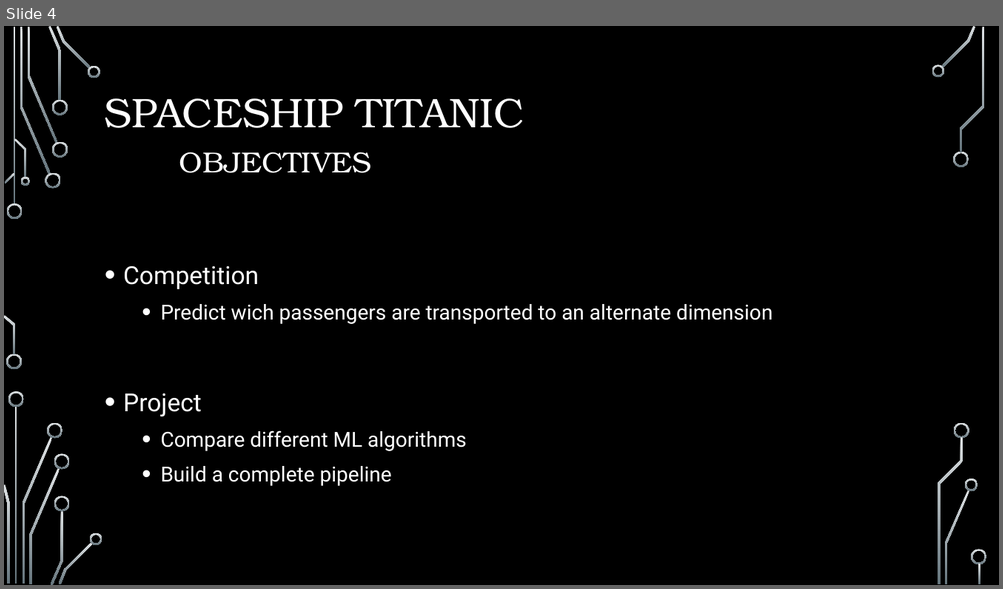
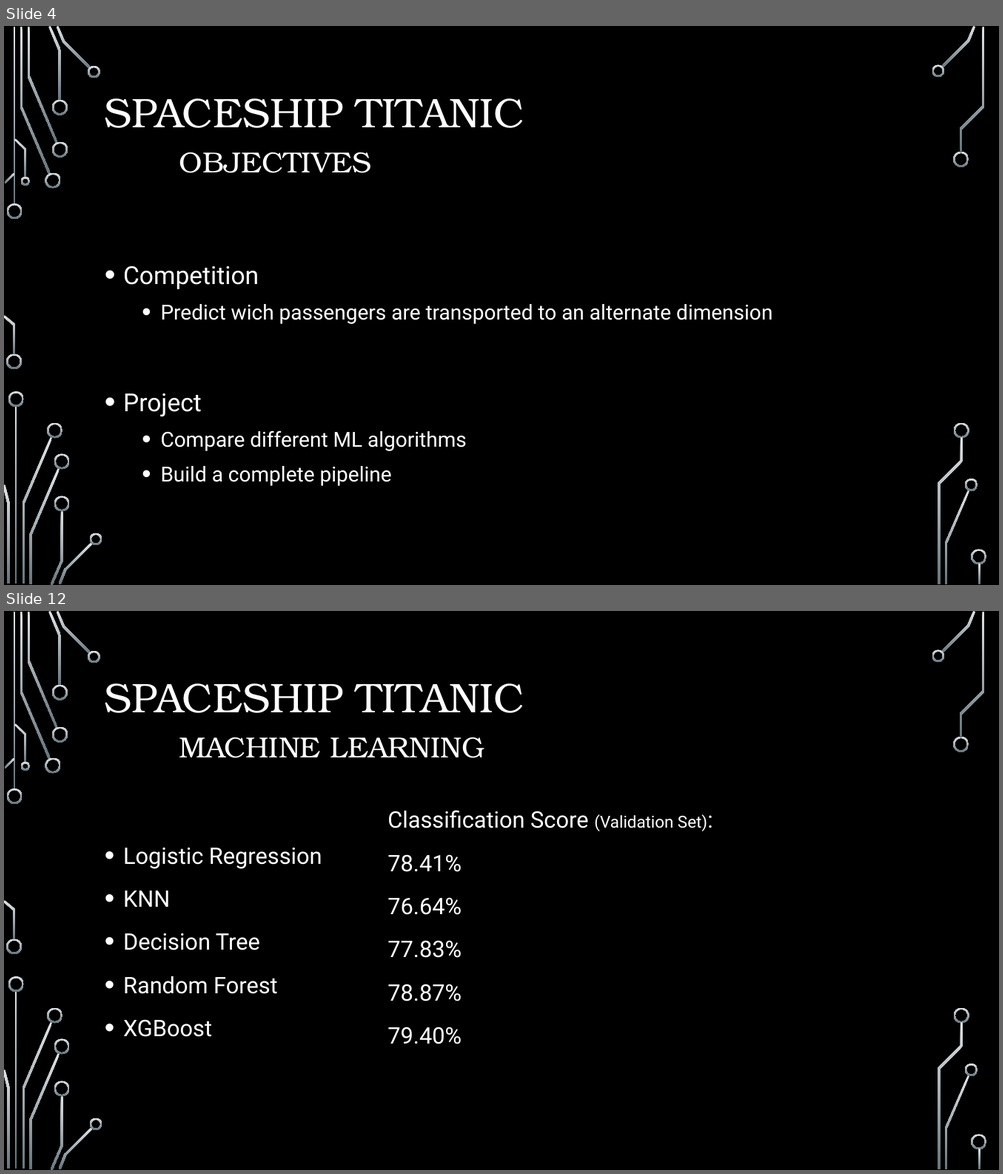
Before and after one commit to gustavossbarros/Ironhack_Final_Project_Spaceship_Titanic, a slide deck: deliverables/Final Project Presentation.pptx. Shown one above the other, each under a label of ours: slide 4 before the commit, slides 4 and 12 after it; the slides between them are not shown. The pictures are 1003x589 and 1003x1174 pixels, drawn with LibreOffice and Linux fonts; fonts in the diff are those of the drawing; background and template pictures are left out. Boxes give left, top, right and bottom in pixels: in the first picture for what was removed or moved away, otherwise in the second. Text is boxed around its words. In the diff, an @@ line names an element or a change of style, - is before the commit and + after.

```diff
--- a/deliverables/Final Project Presentation.pptx
+++ b/deliverables/Final Project Presentation.pptx
@@ slide 12 added at (x1=4, y1=611, x2=999, y2=1170), background picture (left out); not listed: 36 template elements that a slide beside it also shows @@
@@ title added at (x1=105, y1=684, x2=524, y2=758), 40 pt, text #FFFFFF @@
+SPACESHIP TITANIC
+MACHINE LEARNING
@@ text added at (x1=387, y1=810, x2=707, y2=1045), 22 pt, text #FFFFFF @@
+Classification Score (Validation Set):
+78.41%
+76.64%
+77.83%
+78.87%
+79.40%
@@ text added at (x1=123, y1=848, x2=322, y2=1037), 22 pt, text #FFFFFF @@
+• Logistic Regression
+• KNN
+• Decision Tree
+• Random Forest
+• XGBoost
```
Also in this commit, not shown: 1 slide changed, 12 other slides added, 6 slides removed.
